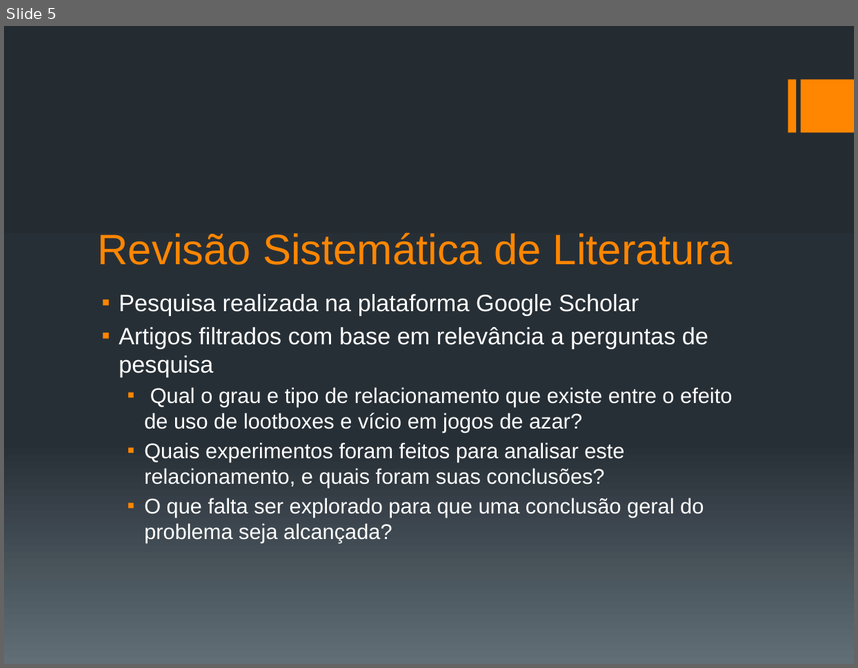
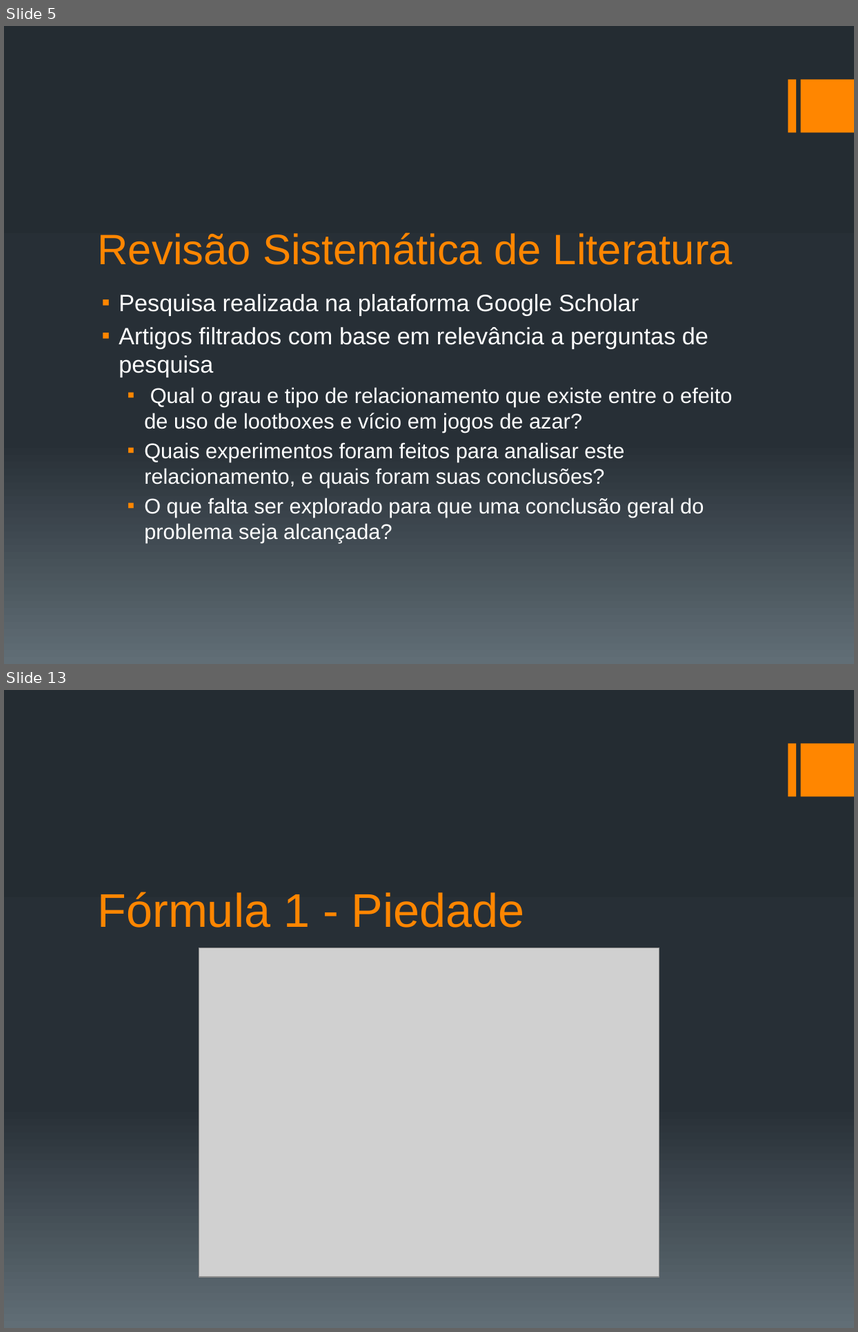
Before and after one commit to BurningBagel/TCCSimulator, a slide deck: ApresentaçãoTCC.pptx. Shown one above the other, each under a label of ours: slide 5 before the commit, slides 5 and 13 after it; the slides between them are not shown. The pictures are 858x668 and 858x1332 pixels, drawn with LibreOffice and Linux fonts; fonts in the diff are those of the drawing; grey boxes stand for pictures. Boxes give left, top, right and bottom in pixels: in the first picture for what was removed or moved away, otherwise in the second. Text is boxed around its words. In the diff, an @@ line names an element or a change of style, - is before the commit and + after.

```diff
--- a/ApresentaçãoTCC.pptx
+++ b/ApresentaçãoTCC.pptx
@@ slide 13 added at <box>4,690,854,1328</box>, background gradient #242C33 to #273037 to #636D76; not listed: 2 template elements that a slide beside it also shows @@
@@ title added at <box>98,891,525,927</box>, 40 pt, text #FF8600 @@
+Fórmula 1 - Piedade
@@ picture added at <box>199,947,660,1276</box> @@
```
Also in this commit, not shown: 1 slide changed, 22 other slides added, 29 other files.
